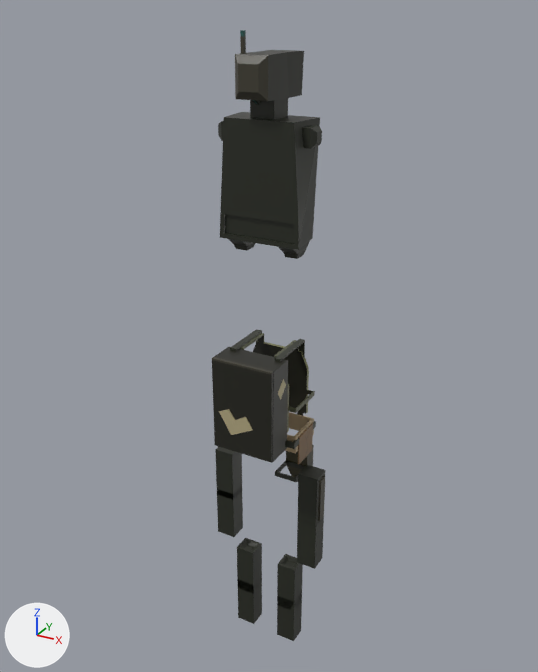
Before and after pictures for a commit that changed the glTF model game/blender/robot_biped.glb.
Camera for both pictures: a 50 mm camera at (1.67, -3.04, 2.1) aimed at (-0.03, 0.06, 0.56). Arrows for +X, +Y and +Z are at lower left; the lights stay in place. The older version comes first. Where no turn or scale is listed for an object, it has been applied to the vertices. Vertices at exactly the same position are counted once.

Objects in the first picture: 'Head', 'LArm1', 'LArm2', 'LLeg1', 'LLeg2', 'Pack', 'PackLid', 'Plate', 'RArm1', 'RArm2', 'RLeg1', 'RLeg2', 'Torso' and 2 more.
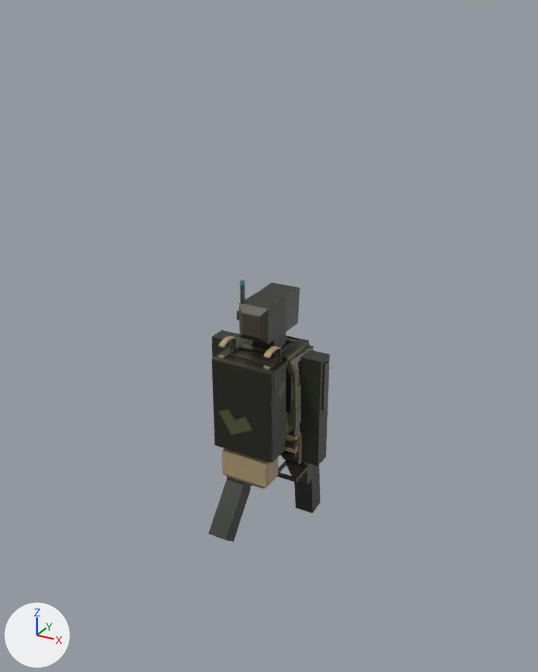
Not visible in the pictures: 'Scabbard'.

Where the change shows, as pixel boxes (x1, y1, x2, y2) in the pictures (538 x 672 px):
'Torso', moved (mostly hidden afterwards)
    before: (218, 112, 322, 259)
    after: (237, 336, 314, 462)
'Head', moved
    before: (235, 30, 304, 120)
    after: (237, 280, 300, 349)
'RArm1', moved
    before: (298, 465, 326, 527)
    after: (300, 350, 330, 415)
'RArm2', moved
    before: (297, 517, 324, 569)
    after: (300, 407, 328, 466)
'LLeg2', moved, turned, rescaled
    before: (237, 575, 262, 624)
    after: (208, 480, 251, 542)
'RLeg2', moved, turned, rescaled
    before: (277, 594, 302, 641)
    after: (294, 465, 320, 513)
'LArm1', moved
    before: (215, 447, 242, 500)
    after: (212, 330, 240, 358)
'Buttpack', added (brown)
    after: (222, 448, 278, 489)
'LLeg1', moved, turned, rescaled (mostly hidden afterwards)
    before: (237, 538, 262, 594)
    after: (226, 477, 252, 490)
'RLeg1', moved, turned, rescaled (mostly hidden afterwards)
    before: (277, 554, 303, 611)
    after: (295, 458, 316, 473)
'LArm2', moved (not visible afterwards)
    before: (217, 487, 243, 537)
'Defender', added (mostly hidden)
    after: (228, 337, 308, 434)
'RifleGrip', added
    after: (219, 336, 281, 370)
'BigVest', added (mostly hidden)
    after: (229, 336, 310, 413)
part 1 of me_cube_001, surface changed (yellow to green)
    both: (219, 409, 253, 435)
'Plate', unchanged, covered by the edit
    before: (239, 333, 315, 432)
    after: (246, 340, 301, 432)

The change, as a list of edits to the scene's bpy script:
```text
Change me_cube_001:
    where me_cube_001.from_pydata(...)  # 24 vertices, 44 faces; spans x -0.167..0.167, y -0.013..0.008, z -0.25..0.247
    me_cube_001 part 1: texture (UV) coordinates of 16 of 44 faces, centred in x -0.113..0.049, y -0.013..-0.01, z -0.134..-0.021, changed; they spanned u 0.97..0.98, v 0.98..0.99 and now span u 0.83..0.84, v 0.86..0.86
Change ob_head:
    ob_head.location: (0.0, 0.0, 0.551) -> (0.0, 0.0, -0.575)
Change ob_larm2:
    ob_larm2.location: (0.0, 0.0, -1.232) -> (0.0, 0.0, -0.575)
Change ob_larm1:
    ob_larm1.location: (0.0, 0.0, -1.264) -> (0.0, 0.0, -0.575)
Change ob_rarm2:
    ob_rarm2.location: (0.0, 0.0, -1.247) -> (0.0, 0.0, -0.575)
Change ob_rarm1:
    ob_rarm1.location: (0.0, 0.0, -1.256) -> (0.0, 0.0, -0.575)
Change ob_torso:
    ob_torso.location: (0.0, 0.0, 0.551) -> (0.0, 0.0, -0.575)
Change ob_lleg2:
    ob_lleg2.scale: (0.281, 0.281, 0.281) -> (1.0, 1.0, 1.0)
    add ob_lleg2.parent = ob_b_lleg2
    ob_lleg2.location: (0.0, 0.0, -1.289) -> (0.0, 0.471, 0.975)
    ob_lleg2.rotation_euler: (0.0, 0.0, 1.571) -> (3.142, 0.0, 0.0)  # degrees (0, 0, 90) -> degrees (180, 0, 0)
Change ob_lleg1:
    ob_lleg1.scale: (0.281, 0.281, 0.281) -> (1.0, 1.0, 1.0)
    add ob_lleg1.parent = ob_b_lleg1
    ob_lleg1.location: (0.0, 0.0, -1.348) -> (0.0, 0.471, 2.05)
    ob_lleg1.rotation_euler: (0.0, 0.0, 1.571) -> (3.142, 0.0, 0.0)  # degrees (0, 0, 90) -> degrees (180, 0, 0)
Change ob_rleg2:
    ob_rleg2.scale: (0.281, 0.281, 0.281) -> (1.0, 1.0, 1.0)
    add ob_rleg2.parent = ob_b_rleg2
    ob_rleg2.location: (0.0, 0.0, -1.294) -> (0.0, 0.492, 0.959)
    ob_rleg2.rotation_euler: (0.0, 0.0, 1.571) -> (0.0, -3.142, 0.0)  # degrees (0, 0, 90) -> degrees (0, -180, 0)
Change ob_rleg1:
    ob_rleg1.scale: (0.281, 0.281, 0.281) -> (1.0, 1.0, 1.0)
    add ob_rleg1.parent = ob_b_rleg1
    ob_rleg1.location: (0.0, 0.0, -1.36) -> (0.0, 0.492, 2.05)
    ob_rleg1.rotation_euler: (0.0, 0.0, 1.571) -> (0.0, -3.142, 0.0)  # degrees (0, 0, 90) -> degrees (0, -180, 0)
Add ob_b_rleg1:
    ob_b_rleg1 = bpy.data.objects.new('B_RLeg1', None)
    ob_b_rleg1.parent = ob_b_root
    ob_b_rleg1.location = (0.0, -0.492, -0.101)
    ob_b_rleg1.rotation_euler = (0.0, 2.488, 0.0)  # degrees (0, 143, 0)
Add ob_b_root:
    ob_b_root = bpy.data.objects.new('B_Root', None)
    ob_b_root.parent = ob_armature
    ob_b_root.location = (0.0, 0.0, 0.101)
Add ob_armature:
    ob_armature = bpy.data.objects.new('Armature', None)
    ob_armature.location = (0.0, 0.0, 0.0)
    ob_armature.rotation_euler = (0.0, 0.0, 1.571)  # degrees (0, 0, 90)
    ob_armature.scale = (0.281, 0.281, 0.281)
Add ob_b_rleg2:
    ob_b_rleg2 = bpy.data.objects.new('B_RLeg2', None)
    ob_b_rleg2.parent = ob_b_rleg1
    ob_b_rleg2.location = (0.0, 0.0, 1.09)
    ob_b_rleg2.rotation_euler = (0.0, 0.549, 0.0)  # degrees (0, 31, 0)
Add ob_b_lleg1:
    ob_b_lleg1 = bpy.data.objects.new('B_LLeg1', None)
    ob_b_lleg1.parent = ob_b_root
    ob_b_lleg1.location = (0.0, 0.471, -0.101)
    ob_b_lleg1.rotation_euler = (-3.142, 0.328, 0.0)  # degrees (-180, 19, 0)
Add ob_b_lleg2:
    ob_b_lleg2 = bpy.data.objects.new('B_LLeg2', None)
    ob_b_lleg2.parent = ob_b_lleg1
    ob_b_lleg2.location = (0.0, 0.0, 1.075)
    ob_b_lleg2.rotation_euler = (0.0, -0.375, 0.0)  # degrees (0, -21, 0)
Add ob_scabbard:
    ob_scabbard = bpy.data.objects.new('Scabbard', me_cube_016)  # 40 vertices, 80 faces; spans x -0.119..0.067, y -0.068..0.067, z -0.215..0.129; in mat_m_base_001 (picture img_palette_png)
    ob_scabbard.location = (-0.136, 0.0, -0.267)
Add ob_bigvest:
    ob_bigvest = bpy.data.objects.new('BigVest', me_cube_013)  # 104 vertices, 214 faces; spans x -0.196..0.196, y -0.135..0.186, z -0.169..0.231; in mat_m_base (picture img_palette)
    ob_bigvest.location = (0.0, 0.0, 0.316)
Add ob_riflegrip:
    ob_riflegrip = bpy.data.objects.new('RifleGrip', me_cube_012)  # 80 vertices, 152 faces; spans x -0.014..0.267, y -0.06..0.06, z -0.025..0.057; in mat_m_base (picture img_palette)
    ob_riflegrip.location = (-0.128, -0.192, 0.56)
Add ob_buttpack:
    ob_buttpack = bpy.data.objects.new('Buttpack', me_cube_007)  # 69 vertices, 134 faces; spans x -0.138..0.14, y -0.063..0.063, z -0.093..0.107; in mat_m_base (picture img_palette)
    ob_buttpack.location = (0.0, -0.205, -0.056)
Add ob_defender:
    ob_defender = bpy.data.objects.new('Defender', me_cube_003)  # 103 vertices, 214 faces; spans x -0.216..0.213, y -0.118..0.123, z -0.235..0.279; in mat_m_base (picture img_palette)
    ob_defender.location = (0.0, 0.0, 0.265)
```
